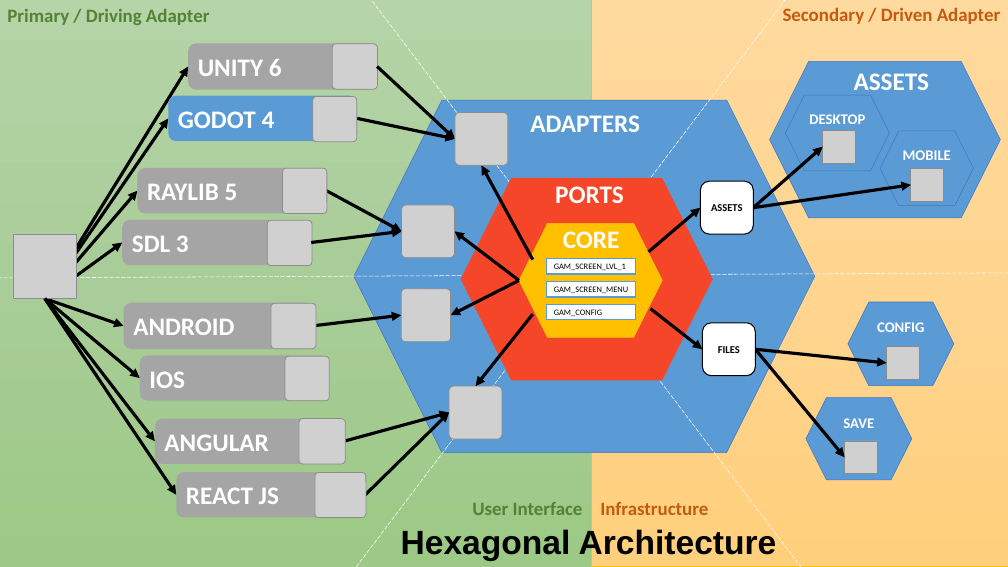
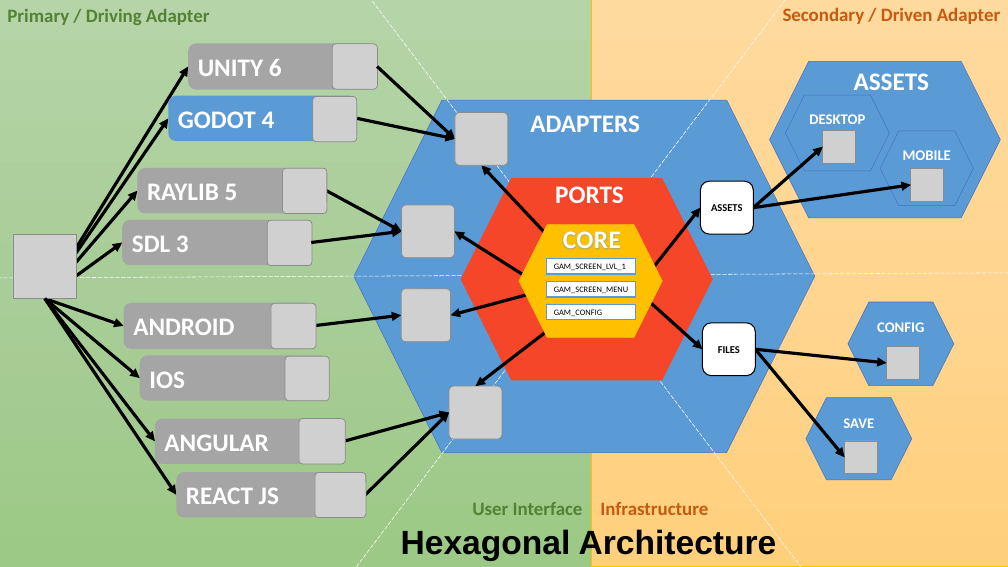
Before and after one commit to DamienFremont/multiengine-2dgame-starter, a slide deck: slide 1 of docs/diagrams.pptx. Drawn at 1008x567 pixels with LibreOffice and Linux fonts; fonts in the diff are those of the drawing; grey boxes stand for pictures. Boxes give left, top, right and bottom in pixels: in the first picture for what was removed or moved away, otherwise in the second. Text is boxed around its words. In the diff, an @@ line names an element or a change of style, - is before the commit and + after.

Commit message:
docs: ✏️ update diagrams - replace PNG and PPTX files

```diff
--- a/docs/diagrams.pptx
+++ b/docs/diagrams.pptx
@@ arrow moved from (482, 166) - (533, 259) to (482, 166) - (591, 282) @@
@@ arrow moved from (649, 252) - (700, 208) to (636, 290) - (700, 208) @@
@@ arrow moved from (454, 231) - (519, 281) to (454, 231) - (547, 290) @@
@@ text "CORE" at box(563, 231, 621, 249): text colour #FFFFFF to #FEFEFE, letter spacing 0 to 0.5 pt @@
@@ arrow moved from (451, 315) - (519, 281) to (451, 315) - (547, 290) @@
@@ arrow moved from (476, 386) - (533, 314) to (476, 386) - (591, 297) @@
@@ arrow moved from (650, 309) - (702, 349) to (636, 290) - (702, 349) @@
```
Also in this commit, not shown: 1 other file.
